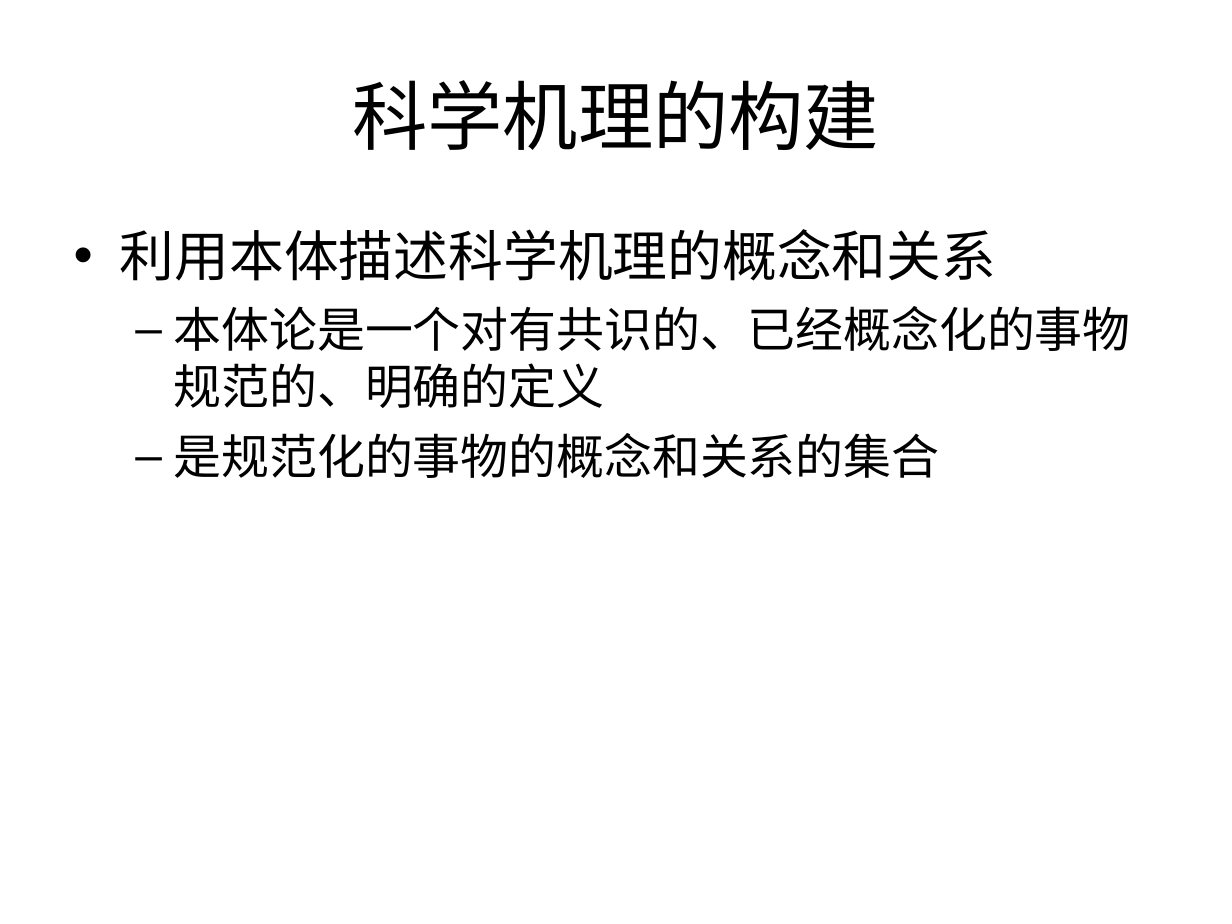
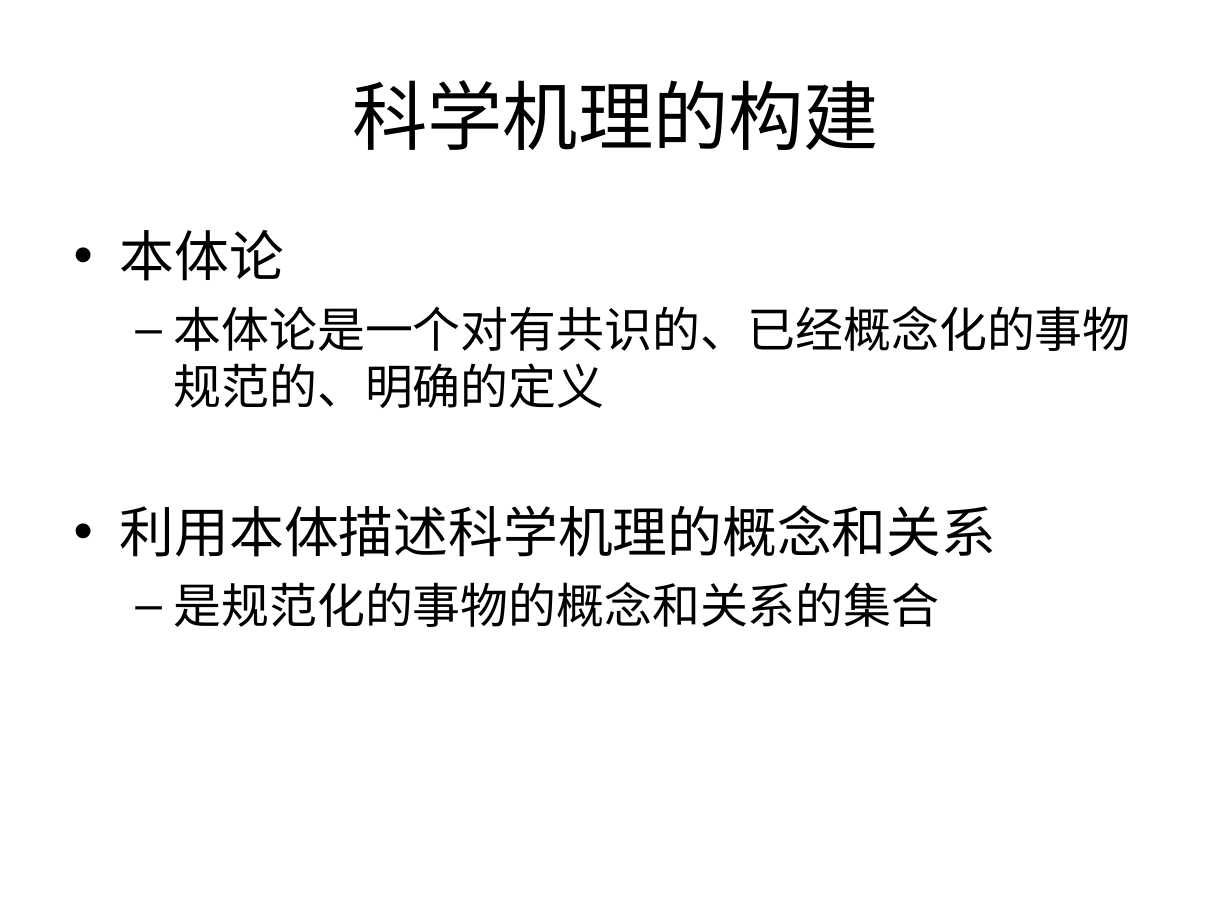
Before and after one commit to Nookleptia/qianmen3d, a slide deck: slide 14 of 毕设文件/毕设提纲.ppt. Drawn at 1232x924 pixels with LibreOffice and Linux fonts; fonts in the diff are those of the drawing. Boxes give left, top, right and bottom in pixels: in the first picture for what was removed or moved away, otherwise in the second. Text is boxed around its words. In the diff, an @@ line names an element or a change of style, - is before the commit and + after.

```diff
--- a/毕设文件/毕设提纲.ppt
+++ b/毕设文件/毕设提纲.ppt
@@ text at (x1=120, y1=230, x2=1131, y2=408): paragraphs added @@
+• 本体论
+  – 本体论是一个对有共识的、已经概念化的事物规范的、明确的定义
```
Also in this commit, not shown: 24 other slides changed, 6 slides added, 4 slides removed, 2 other files.
